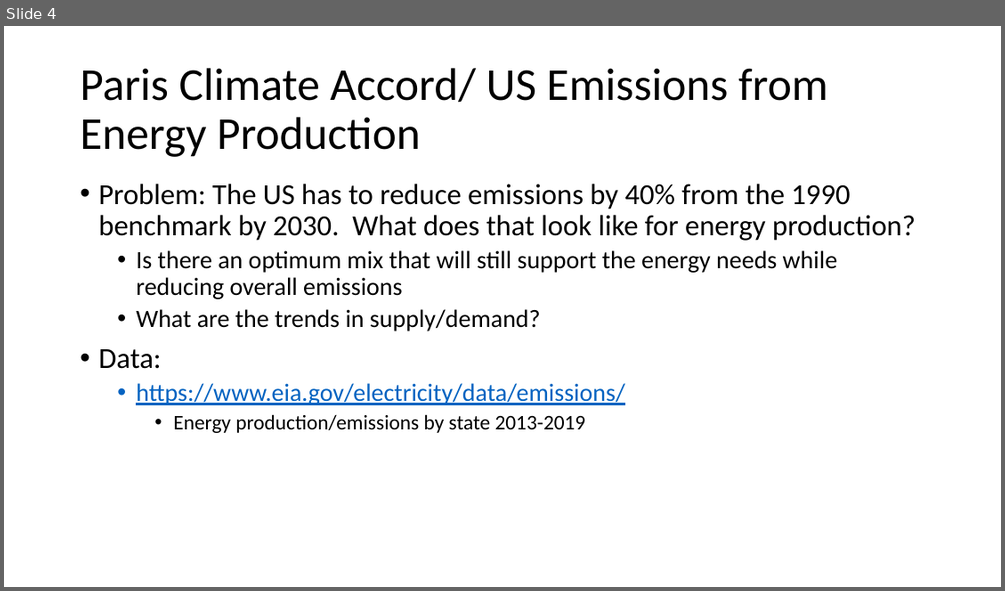
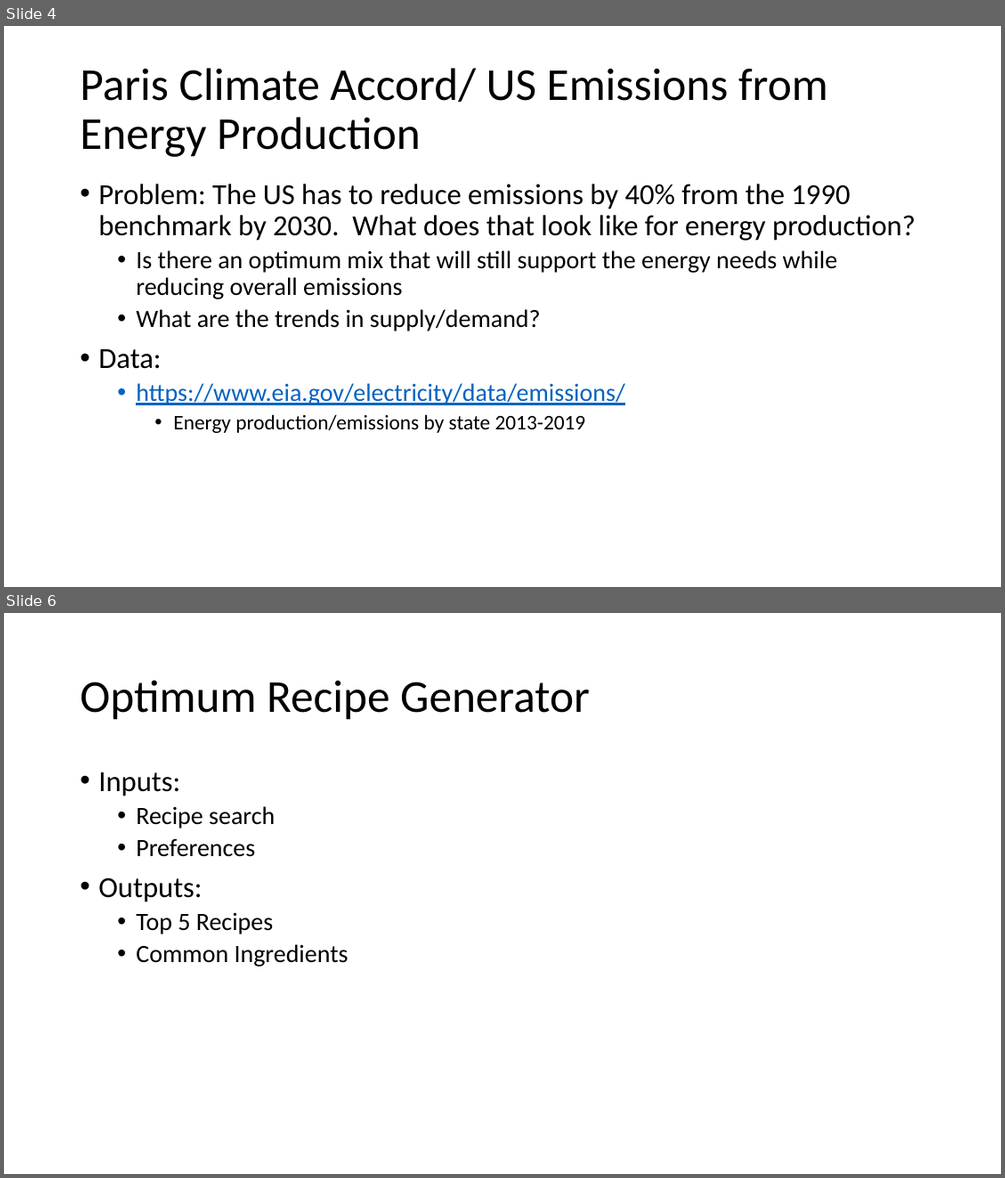
Before and after one commit to kamalah/data-analytics-final-project, a slide deck: Final Project Ideas.pptx. Shown one above the other, each under a label of ours: slide 4 before the commit, slides 4 and 6 after it; the slides between them are not shown. The pictures are 1005x591 and 1005x1178 pixels, drawn with LibreOffice and Linux fonts; fonts in the diff are those of the drawing. Boxes give left, top, right and bottom in pixels: in the first picture for what was removed or moved away, otherwise in the second. Text is boxed around its words. In the diff, an @@ line names an element or a change of style, - is before the commit and + after.

Commit message:
recipe ingredient exploration

```diff
--- a/Final Project Ideas.pptx
+++ b/Final Project Ideas.pptx
@@ slide 6 added at (x1=4, y1=613, x2=1001, y2=1174), background #FFFFFF @@
@@ title added at (x1=80, y1=680, x2=590, y2=720), 44 pt, text #000000 @@
+Optimum Recipe Generator
@@ text added at (x1=98, y1=772, x2=348, y2=966), 24 pt, text #000000 @@
+• Inputs:
+  • Recipe search
+  • Preferences
+• Outputs:
+  • Top 5 Recipes
+  • Common Ingredients
```
Also in this commit, not shown: 1 other slide added, 2 other files.
